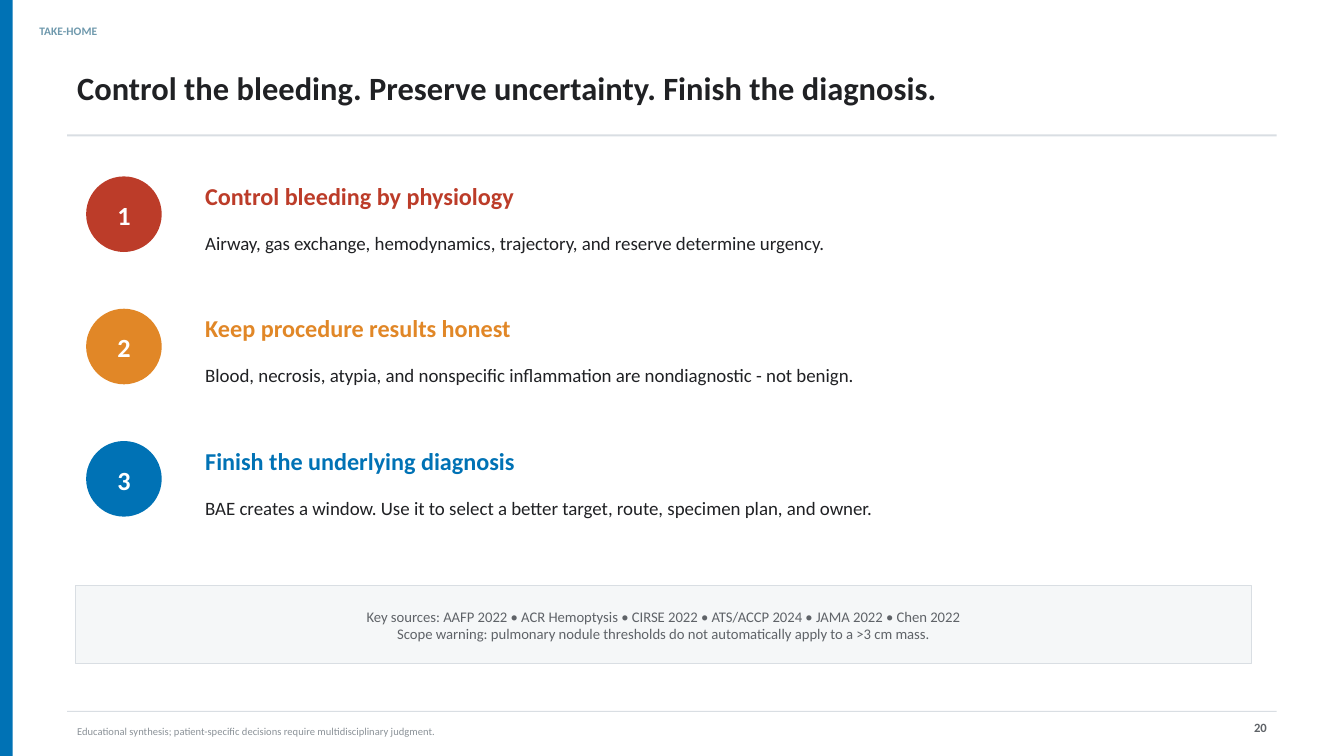
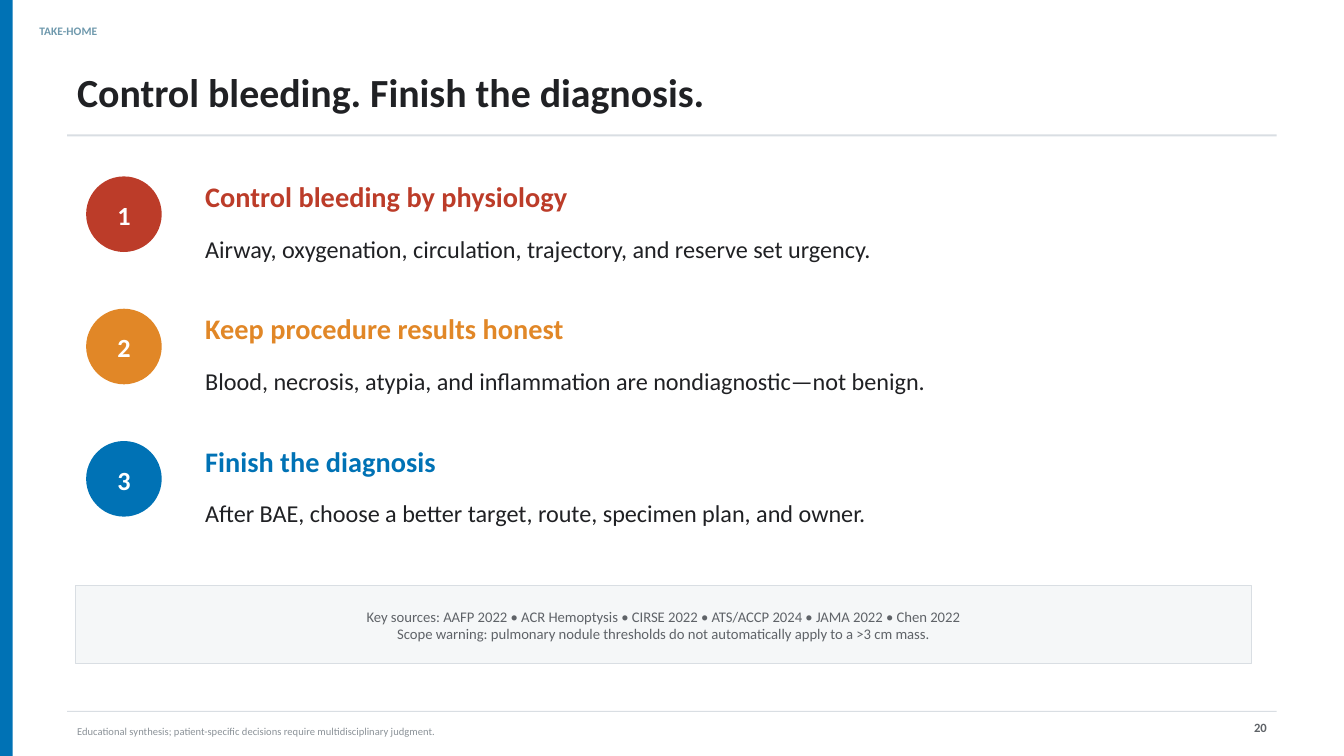
Before and after one commit to henrylab865/medical-slide-templates, a slide deck: slide 20 of examples/hemoptysis-lung-mass-mm/Hemoptysis_Lung_Mass_MM_NEJM_EN.pptx. Drawn at 1344x756 pixels with LibreOffice and Linux fonts; fonts in the diff are those of the drawing. Boxes give left, top, right and bottom in pixels: in the first picture for what was removed or moved away, otherwise in the second. Text is boxed around its words. In the diff, an @@ line names an element or a change of style, - is before the commit and + after.

Commit message:
Increase M&M deck readability for auditorium use
Shortens visible copy and enlarges primary body, table, and chart text in both language editions.

```diff
--- a/examples/hemoptysis-lung-mass-mm/Hemoptysis_Lung_Mass_MM_NEJM_EN.pptx
+++ b/examples/hemoptysis-lung-mass-mm/Hemoptysis_Lung_Mass_MM_NEJM_EN.pptx
@@ text at (x1=77, y1=79, x2=704, y2=114): text changed; size 23.2 to 28.5 pt @@
-Control the bleeding. Preserve uncertainty. Finish the diagnosis.
+Control bleeding. Finish the diagnosis.
@@ text "Control bleeding by physiology" at (x1=205, y1=187, x2=567, y2=212): size 17.2 to 20.2 pt @@
@@ text at (x1=205, y1=241, x2=870, y2=262): text changed; size 13.5 to 17.2 pt @@
-Airway, gas exchange, hemodynamics, trajectory, and reserve determine urgency.
+Airway, oxygenation, circulation, trajectory, and reserve set urgency.
@@ text "Keep procedure results honest" at (x1=205, y1=319, x2=564, y2=344): size 17.2 to 20.2 pt @@
@@ text at (x1=205, y1=373, x2=925, y2=394): text changed; size 13.5 to 17.2 pt @@
-Blood, necrosis, atypia, and nonspecific inflammation are nondiagnostic - not benign.
+Blood, necrosis, atypia, and inflammation are nondiagnostic—not benign.
@@ text at (x1=205, y1=452, x2=436, y2=477): text changed; size 17.2 to 20.2 pt @@
-Finish the underlying diagnosis
+Finish the diagnosis
@@ text at (x1=205, y1=505, x2=866, y2=526): text changed; size 13.5 to 17.2 pt @@
-BAE creates a window. Use it to select a better target, route, specimen plan, and owner.
+After BAE, choose a better target, route, specimen plan, and owner.
```
Also in this commit, not shown: 18 other slides changed, 3 other files.
